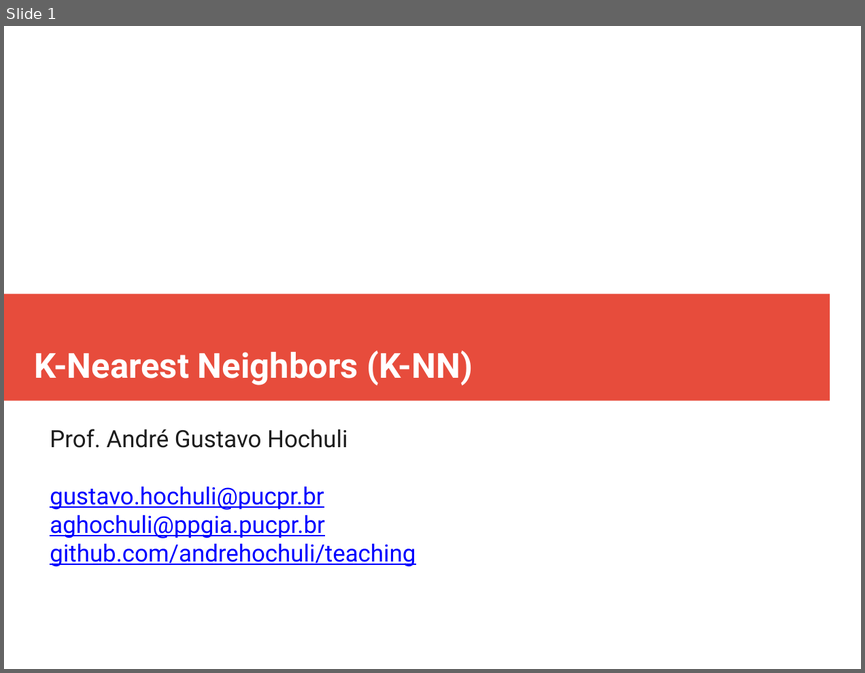
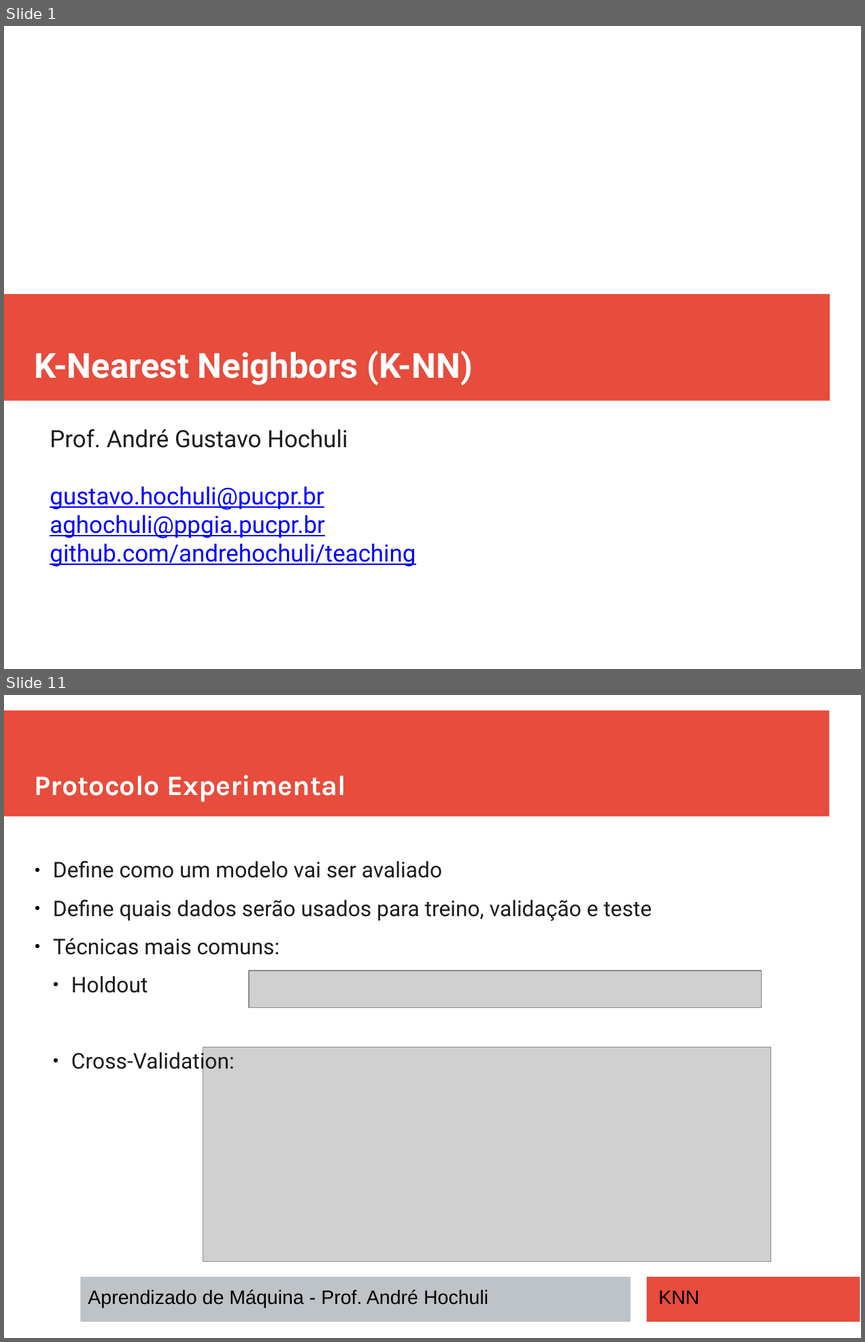
Before and after one commit to andrehochuli/teaching, a slide deck: AprendizadoMaquina/Tópico 02 - Aprendizado Supervisionado/Tópico 02 - Aprendizado-Supervisionado - KNN.pptx. Shown one above the other, each under a label of ours: slide 1 before the commit, slides 1 and 11 after it; the slides between them are not shown. The pictures are 865x673 and 865x1342 pixels, drawn with LibreOffice and Linux fonts; fonts in the diff are those of the drawing; grey boxes stand for pictures. Boxes give left, top, right and bottom in pixels: in the first picture for what was removed or moved away, otherwise in the second. Text is boxed around its words. In the diff, an @@ line names an element or a change of style, - is before the commit and + after.

```diff
--- a/AprendizadoMaquina/Tópico 02 - Aprendizado Supervisionado/Tópico 02 - Aprendizado-Supervisionado - KNN.pptx
+++ b/AprendizadoMaquina/Tópico 02 - Aprendizado Supervisionado/Tópico 02 - Aprendizado-Supervisionado - KNN.pptx
@@ slide 11 added at bbox=[4, 695, 861, 1338], background #FFFFFF @@
@@ rectangle added at bbox=[4, 711, 830, 816], fill #E74C3C @@
@@ text added at bbox=[35, 775, 347, 802], 26 pt, text #FFFFFF, bold @@
+Protocolo Experimental
@@ text added at bbox=[53, 861, 652, 1074], 20 pt, text #1C1C1C @@
+● Define como um modelo vai ser avaliado
+● Define quais dados serão usados para treino, validação e teste
+● Técnicas mais comuns:
+  ● Holdout
+  ● Cross-Validation:
@@ picture added at bbox=[249, 970, 762, 1006] @@
@@ picture added at bbox=[203, 1047, 770, 1262] @@
@@ rectangle added at bbox=[80, 1276, 630, 1322], fill #BDC3C7 @@
@@ rectangle added at bbox=[647, 1276, 860, 1322], fill #E74C3C @@
@@ text added at bbox=[88, 1289, 488, 1307], 18 pt, text #000000 @@
+Aprendizado de Máquina - Prof. André Hochuli
@@ text added at bbox=[658, 1290, 699, 1304], 18 pt, text #000000 @@
+KNN
```
Also in this commit, not shown: 3 slides changed, 5 other slides added, 2 slides removed.
